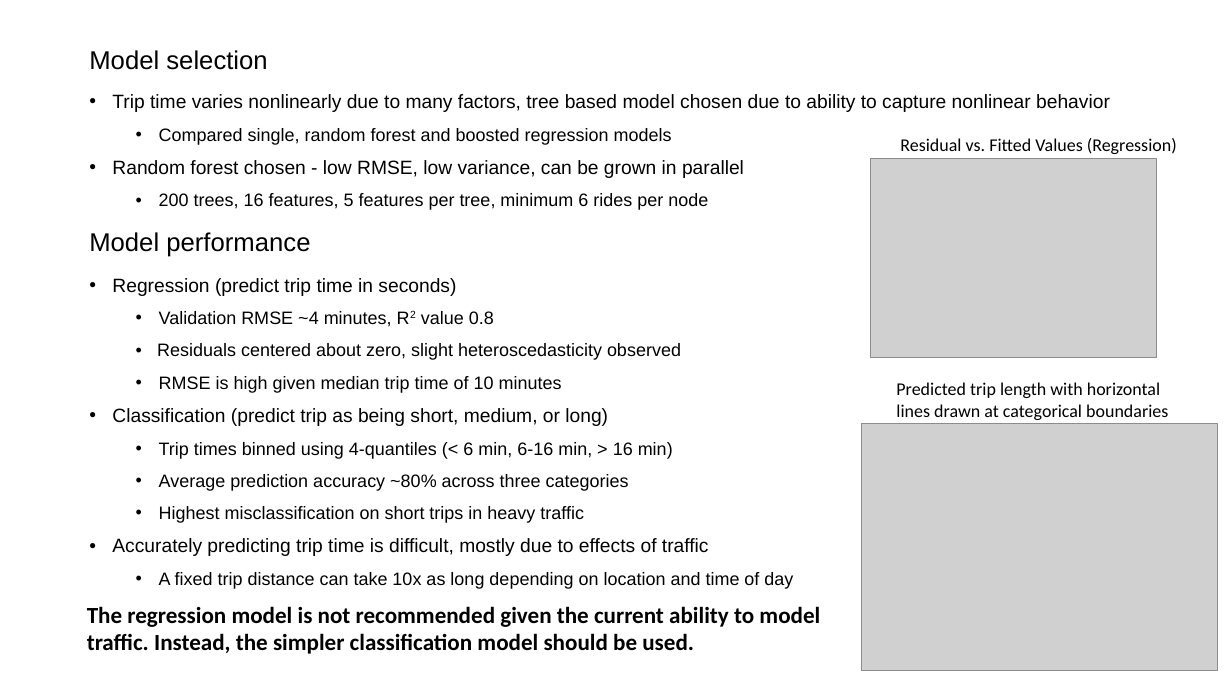
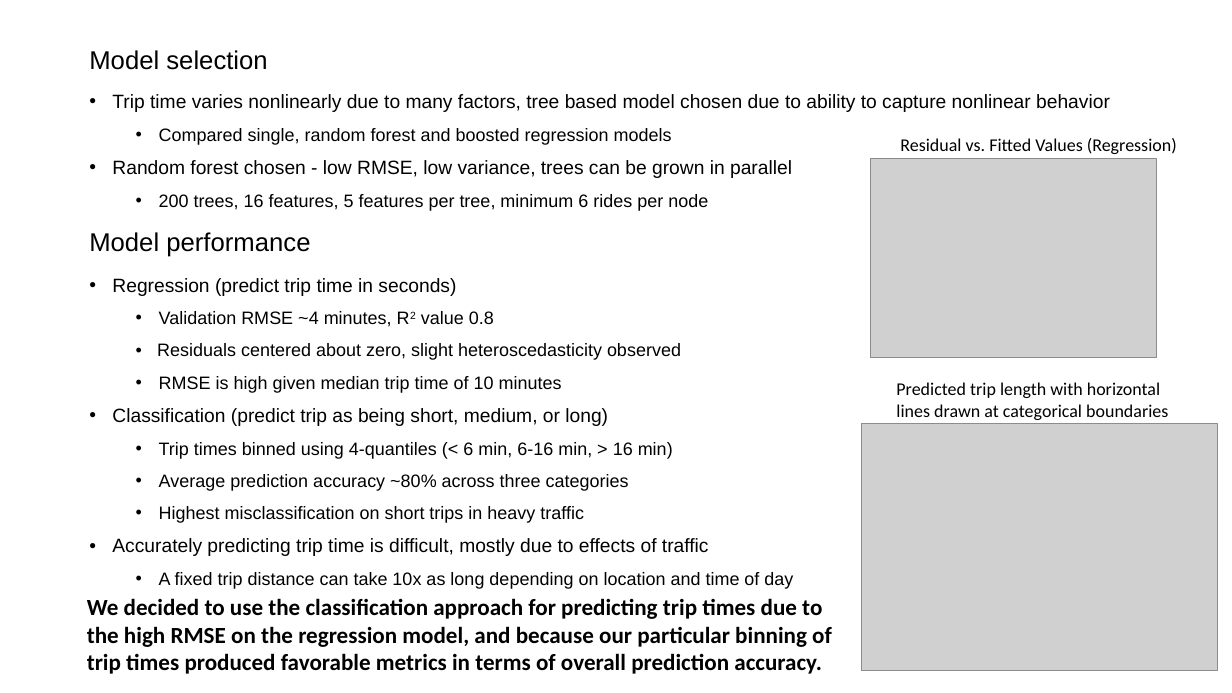
Before and after one commit to gregdevore/Data-Science-Capstone, a slide deck: slide 5 of Data Science Capstone Project Predicting NYC Taxi Trip.pptx. Drawn at 1232x693 pixels with LibreOffice and Linux fonts; fonts in the diff are those of the drawing; grey boxes stand for pictures. Boxes give left, top, right and bottom in pixels: in the first picture for what was removed or moved away, otherwise in the second. Text is boxed around its words. In the diff, an @@ line names an element or a change of style, - is before the commit and + after.

Commit message:
Updated last slide

```diff
--- a/Data Science Capstone Project Predicting NYC Taxi Trip.pptx
+++ b/Data Science Capstone Project Predicting NYC Taxi Trip.pptx
@@ text at <box>112,160,792,178</box>: text changed @@
-• Random forest chosen - low RMSE, low variance, can be grown in parallel
+• Random forest chosen - low RMSE, low variance, trees can be grown in parallel
@@ text at <box>87,598,832,674</box>: text changed @@
-The regression model is not recommended given the current ability to model traffic. Instead, the simpler classification model should be used.
+We decided to use the classification approach for predicting trip times due to the high RMSE on the regression model, and because our particular binning of trip times produced favorable metrics in terms of overall prediction accuracy.
```
